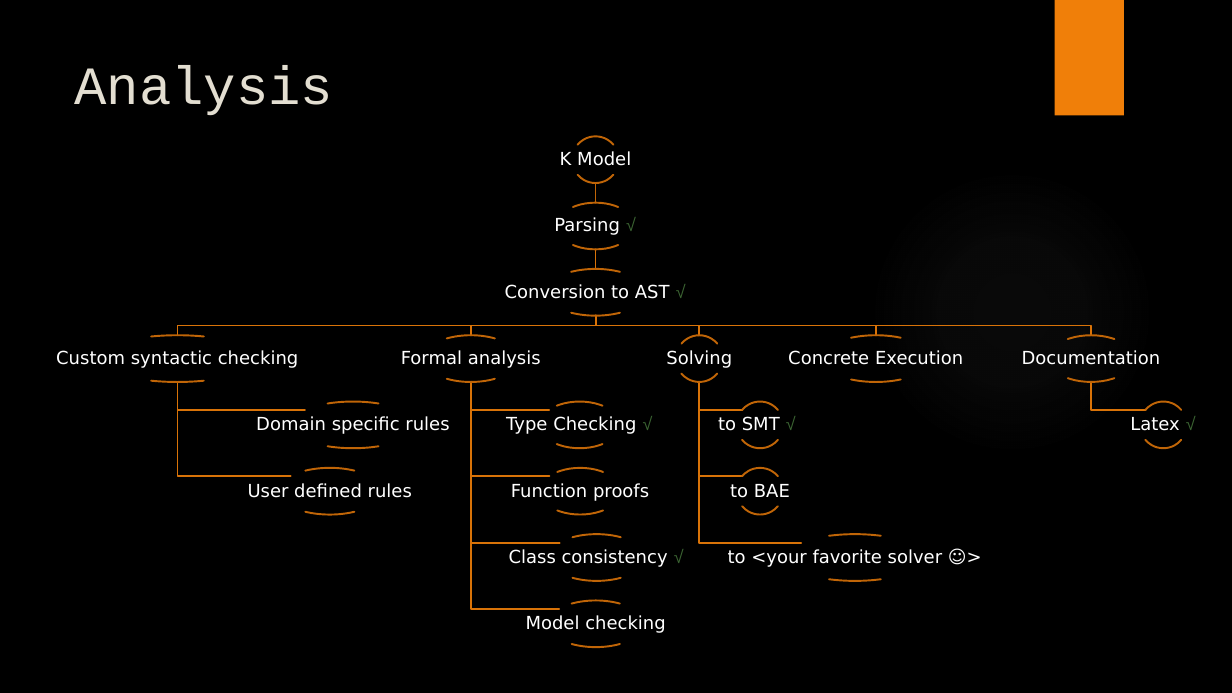
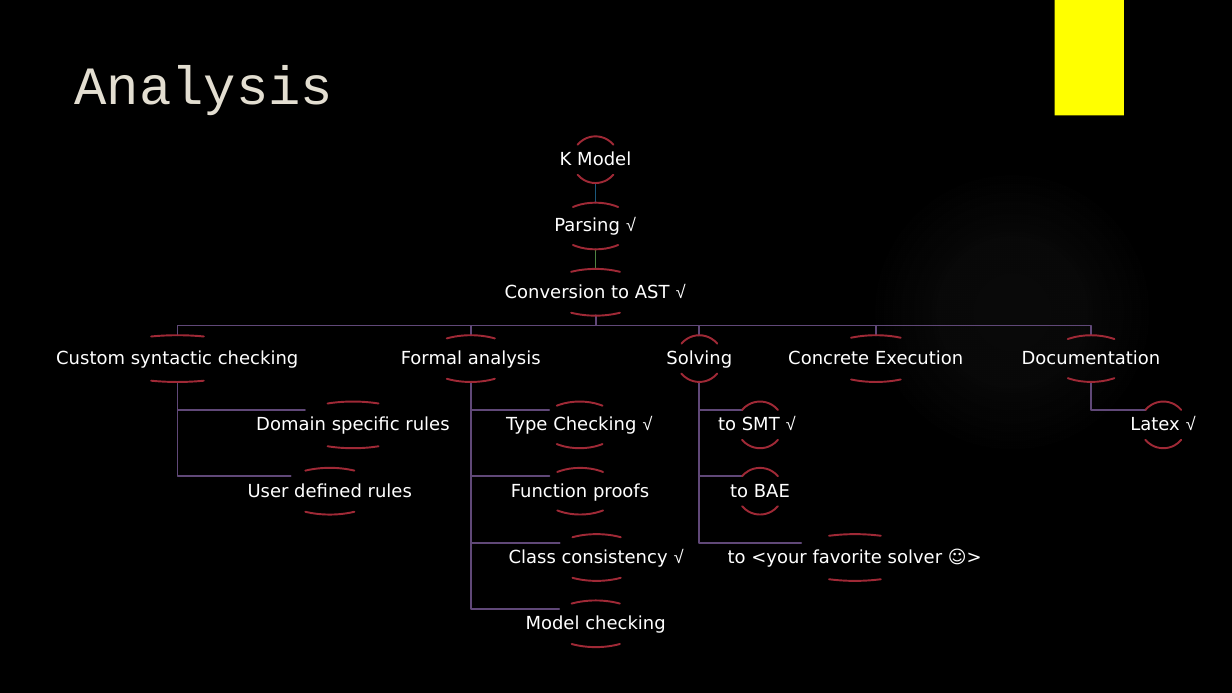
Before and after one commit to Open-MBEE/klang, a slide deck: slide 13 of presentations/K.pptx. Drawn at 1232x693 pixels with LibreOffice and Linux fonts; fonts in the diff are those of the drawing; background and template pictures are left out. Boxes give left, top, right and bottom in pixels: in the first picture for what was removed or moved away, otherwise in the second. Text is boxed around its words. In the diff, an @@ line names an element or a change of style, - is before the commit and + after.

Commit message:
type checker bug fixes, K presentation updated, elastic initial attempt, k2latex improvements

```diff
--- a/presentations/K.pptx
+++ b/presentations/K.pptx
@@ rectangle at [1055,0,1124,116]: fill #F07F09 to #FFFF00 @@
@@ freeform shape at [592,183,601,202]: outline #C06607 1.5 pt to #1B587C 1.5 pt @@
@@ freeform shape at [592,250,601,269]: outline #DA7308 1.5 pt to #4E8542 1.5 pt @@
@@ outline #DA7308 1.5 pt to #604878 1.5 pt in 15 elements at [1092,382,1146,409], [596,316,1092,335], [596,316,876,335], [700,382,801,543], [700,382,742,476], [700,382,742,409], [596,316,700,335], [471,382,560,609], [471,382,560,543], [471,382,550,476], [471,382,550,409], [471,316,596,335], [177,382,290,476], [177,382,305,409], [177,316,595,335] @@
@@ text colour #3B6432 to #FFFFFF in "√" in 6 elements at [554,217,620,235], [505,284,670,299], [506,416,636,434], [509,549,668,567], [718,416,780,431], [1130,417,1179,431] @@
@@ outline #C06607 1.5 pt to #9F2936 1.5 pt in 36 elements at [572,137,619,184], [572,137,619,184], [557,202,635,250], [557,202,635,250], [545,269,646,316], [545,269,646,316], [96,335,259,383], [96,335,259,383], [290,402,417,449], [290,402,417,449], [278,468,382,515], [278,468,382,515], [423,335,518,383], [423,335,518,383], [540,402,620,449], [540,402,620,449], [540,468,620,515], [540,468,620,515], [548,534,645,581], [548,534,645,581], [548,601,644,648], [548,601,644,648], [677,335,724,383], [677,335,724,383], [737,402,784,449], [737,402,784,449], [737,468,784,515], [737,468,784,515], [785,534,926,581], [785,534,926,581], [821,335,931,383], [821,335,931,383], [1049,335,1134,383], [1049,335,1134,383], [1141,402,1188,449], [1141,402,1188,449] @@
```
Also in this commit, not shown: 24 other slides changed, 51 other files.
